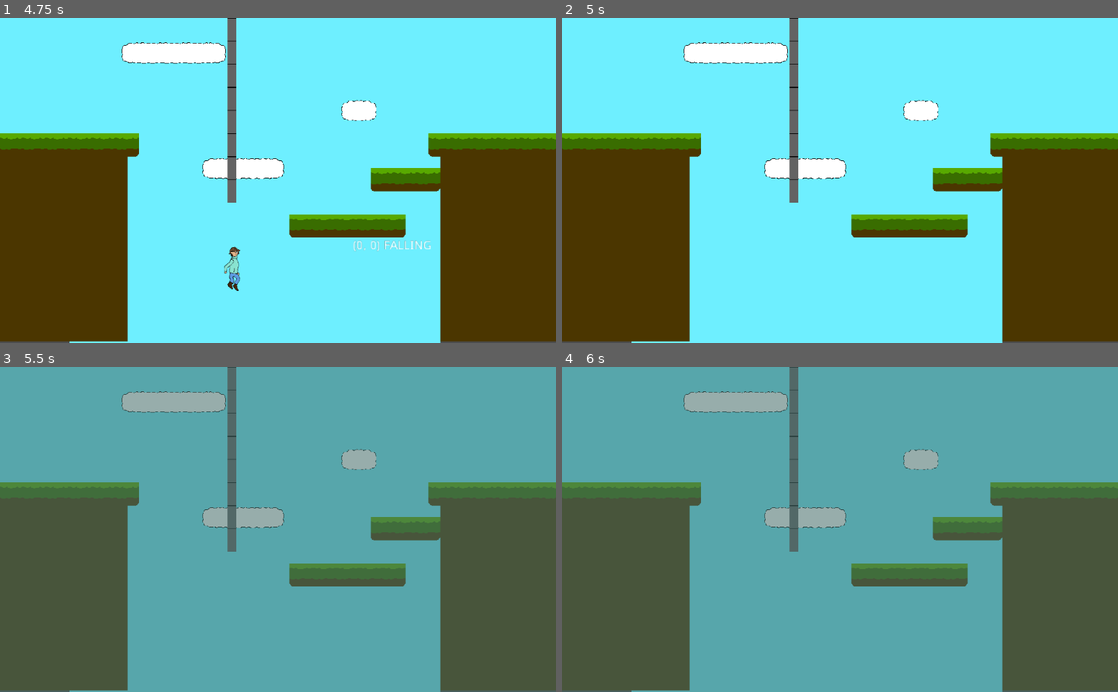
Above: before the commit, frames 1-4 (two rows, left to right).
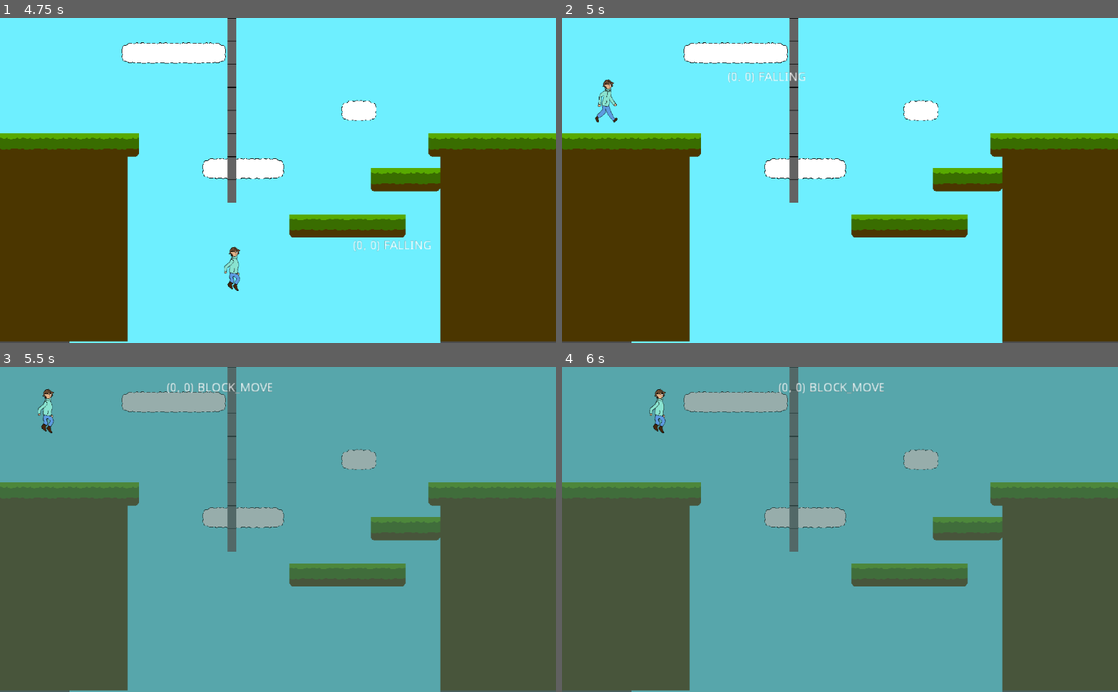
Above: after the commit, the same moments.

Repository: AspireToDev/Final-Project-Game-Jam
Game: Godot game, scene res://UI/Start.tscn
The game is run twice, just before and just after one commit, with the same random seed, the same clock (stepped at 60 frames per second) and the same inputs.
Inputs:
- Up to frame 1 (4.75 s): click "Play Game" at 0.5 s; tap Enter at 1.25, 3.5 s; hold D (right) 1.28-2.78 s; tap Q (eat_chip) at 1.35, 2.85, 4.35 s; tap W (jump) at 1.52, 2.27, 3.77, 4.52 s; tap E (mode_switch) at 2.1, 3.6 s; tap Space at 2.75 s; hold A (left) 2.78-3.53 s; hold D (right) from 3.53 s (still down)
- Up to frame 2 (5 s): keep holding D (right)
- Up to frame 3 (5.5 s): release D (right) at 5.03 s; hold A (left) from 5.03 s (still down); tap E (mode_switch) at 5.1 s; tap W (jump) at 5.27 s
- Up to frame 4 (6 s): tap Space at 5.75 s; release A (left) at 5.78 s; hold D (right) from 5.78 s (still down); tap Q (eat_chip) at 5.85 s

Frame 1 is identical in both runs. In frame 2, 0.4% of the frame differs, in the area x 5-44%, y 16-33%; in frame 3, 0.5%, in the area x 6-49%, y 4-21%; in frame 4, 0.4%.

Commit message:
Respawning

Diff:
--- a/Project/Game.tscn
+++ b/Project/Game.tscn
@@ -1,6 +1,7 @@
-[gd_scene load_steps=17 format=2]
+[gd_scene load_steps=19 format=2]
 
 [ext_resource path="res://Player/PlayerContainer.gd" type="Script" id=1]
+[ext_resource path="res://Player/Fall_death.gd" type="Script" id=2]
 [ext_resource path="res://Level2.gd" type="Script" id=3]
 [ext_resource path="res://Assets/Tilesheet.png" type="Texture" id=10]
 [ext_resource path="res://Assets/Time Crunch!.wav" type="AudioStream" id=11]
@@ -291,6 +292,9 @@
 } ]
 9/z_index = 0
 
+[sub_resource type="RectangleShape2D" id=27]
+extents = Vector2( 4290, 55 )
+
 [node name="Game" type="Node2D"]
 
 [node name="Background" type="TileMap" parent="."]
@@ -368,6 +372,15 @@
 scale = Vector2( 0.999999, 2.89951 )
 polygon = PoolVector2Array( 3048, -15, 3048, 647, 3101, 641, 3105, -21 )
 
+[node name="Fall_death" type="Area2D" parent="."]
+position = Vector2( 1000, 1900 )
+script = ExtResource( 2 )
+
+[node name="CollisionShape2D" type="CollisionShape2D" parent="Fall_death"]
+position = Vector2( 3987, -45 )
+shape = SubResource( 27 )
+
 [connection signal="body_entered" from="Level2" to="Level2" method="_on_Level2_body_entered"]
 [connection signal="body_entered" from="Level3" to="Level2" method="_on_Level3_body_entered"]
 [connection signal="body_entered" from="Level4" to="Level2" method="_on_Level4_body_entered"]
+[connection signal="body_entered" from="Fall_death" to="Fall_death" method="_on_Fall_death_body_entered"]
--- /dev/null
+++ b/Project/Player/Fall_death.gd
@@ -0,0 +1,12 @@
+extends Area2D
+
+onready var camera1 = get_node_or_null("/root/Game/Camera1")
+
+func _ready():
+	pass
+
+
+func _on_Fall_death_body_entered(body):
+	if body.name == "Player":
+		body.queue_free()
+		camera1.current = true
